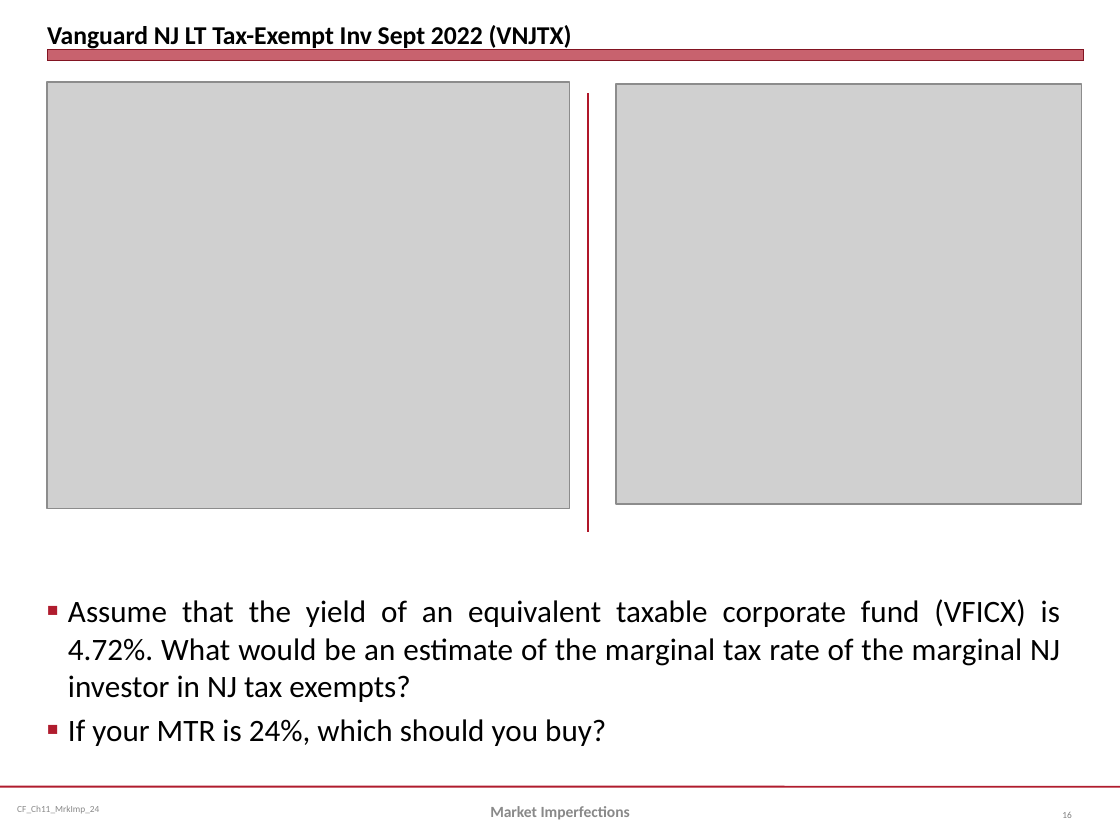
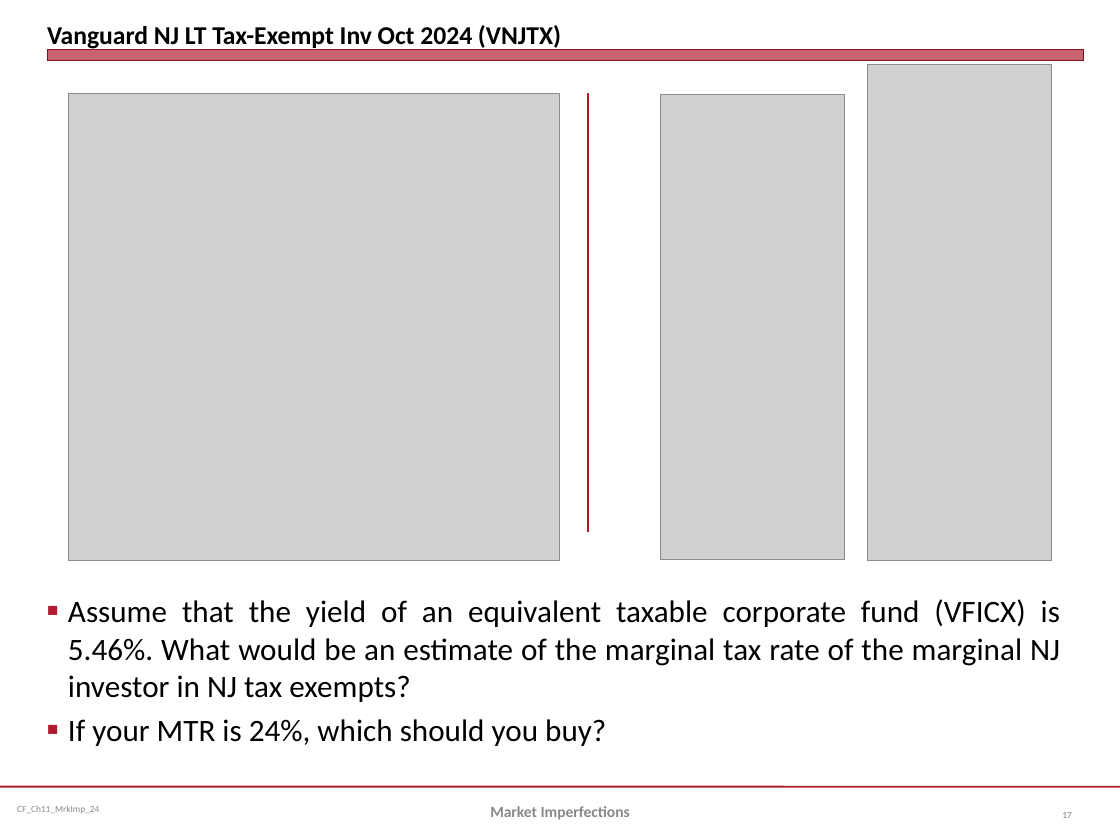
Before and after one commit to jmc877/Corporate-Finance, a slide deck: slide 17 of slides/CF_Ch11_MrkImp_24.pptx (slide 16 before the commit). Drawn at 1120x840 pixels with LibreOffice and Linux fonts; fonts in the diff are those of the drawing; grey boxes stand for pictures. Boxes give left, top, right and bottom in pixels: in the first picture for what was removed or moved away, otherwise in the second. Text is boxed around its words. In the diff, an @@ line names an element or a change of style, - is before the commit and + after.

```diff
--- a/slides/CF_Ch11_MrkImp_24.pptx
+++ b/slides/CF_Ch11_MrkImp_24.pptx
@@ title at <box>47,25,561,50</box>: text changed @@
-Vanguard NJ LT Tax-Exempt Inv Sept 2022 (VNJTX)
+Vanguard NJ LT Tax-Exempt Inv Oct 2024 (VNJTX)
@@ picture removed at <box>616,84,1082,504</box> @@
@@ picture added at <box>867,65,1051,561</box> @@
@@ picture: place and size @@
-picture at <box>47,82,569,508</box>
+picture at <box>68,93,560,560</box>
@@ picture added at <box>661,95,844,560</box> @@
@@ text at <box>68,599,1060,702</box>: text changed @@
-■ Assume that the yield of an equivalent taxable corporate fund (VFICX) is 4.72%. What would be an estimate of the marginal tax rate of the marginal NJ investor in NJ tax exempts?
+■ Assume that the yield of an equivalent taxable corporate fund (VFICX) is 5.46%. What would be an estimate of the marginal tax rate of the marginal NJ investor in NJ tax exempts?
@@ page number at <box>1062,812,1071,818</box>: text changed @@
-16
+17
```
Also in this commit, not shown: 5 other slides changed, 1 slide added, 1 slide removed, 5 other files.
